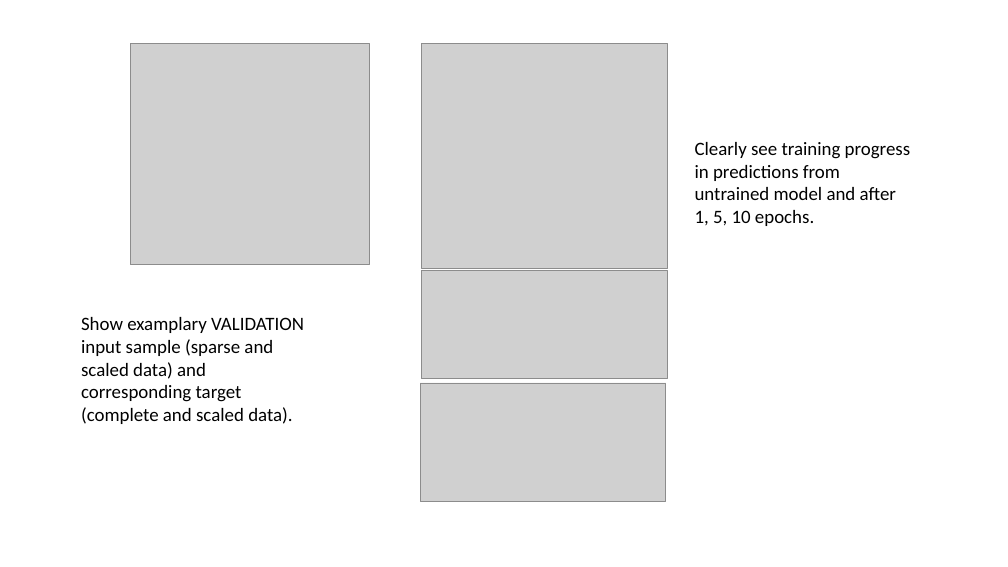
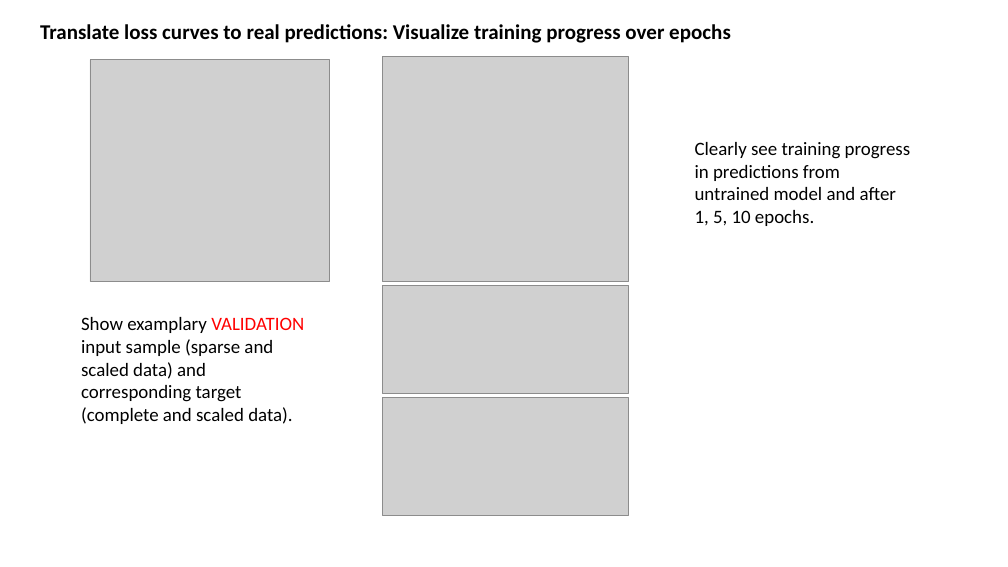
Before and after one commit to MarcoLandtHayen/reconstruct-sparse-inputs, a slide deck: slide 6 of presentations/unet_4conv_slp_realworld.pptx (slide 4 before the commit). Drawn at 1008x567 pixels with LibreOffice and Linux fonts; fonts in the diff are those of the drawing; grey boxes stand for pictures. Boxes give left, top, right and bottom in pixels: in the first picture for what was removed or moved away, otherwise in the second. Text is boxed around its words. In the diff, an @@ line names an element or a change of style, - is before the commit and + after.

Commit message:
Update presentation with summary on first experiments with U-Net on slp real world data

```diff
--- a/presentations/unet_4conv_slp_realworld.pptx
+++ b/presentations/unet_4conv_slp_realworld.pptx
@@ text added at [40, 24, 731, 43], 20 pt, text #000000, bold @@
+Translate loss curves to real predictions: Visualize training progress over epochs
@@ 3 pictures: place and size @@
-3 pictures at [130, 43, 667, 379]
+3 pictures at [90, 57, 628, 393]
@@ text "Show examplary VALIDATION input sample ..." at [81, 317, 304, 424]: text colour #000000 to #FF0000 in "VALIDATION" @@
@@ picture: place and size @@
-picture at [420, 383, 666, 502]
+picture at [383, 397, 628, 516]
```
Also in this commit, not shown: 4 other slides changed, 5 slides added, 1 slide removed.
